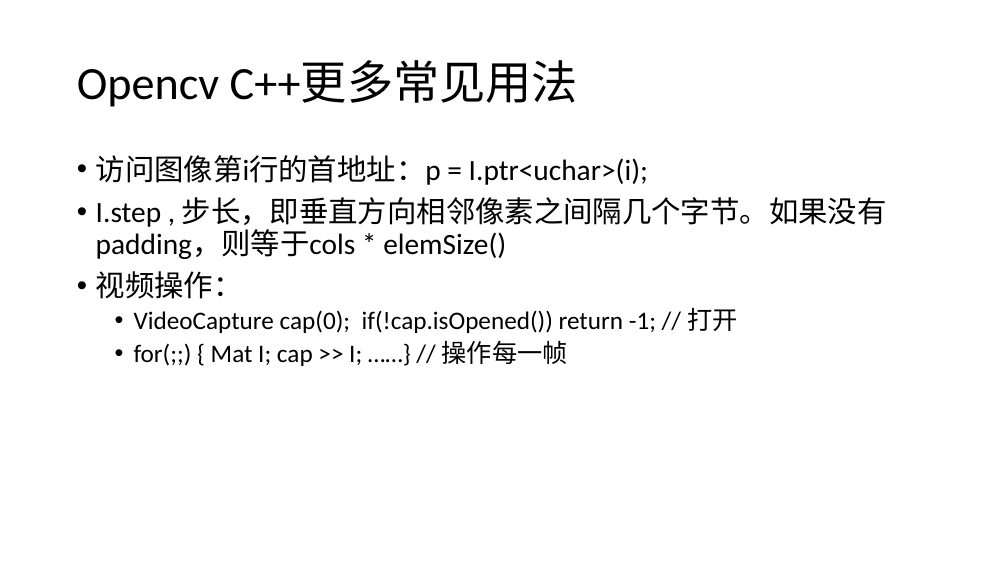
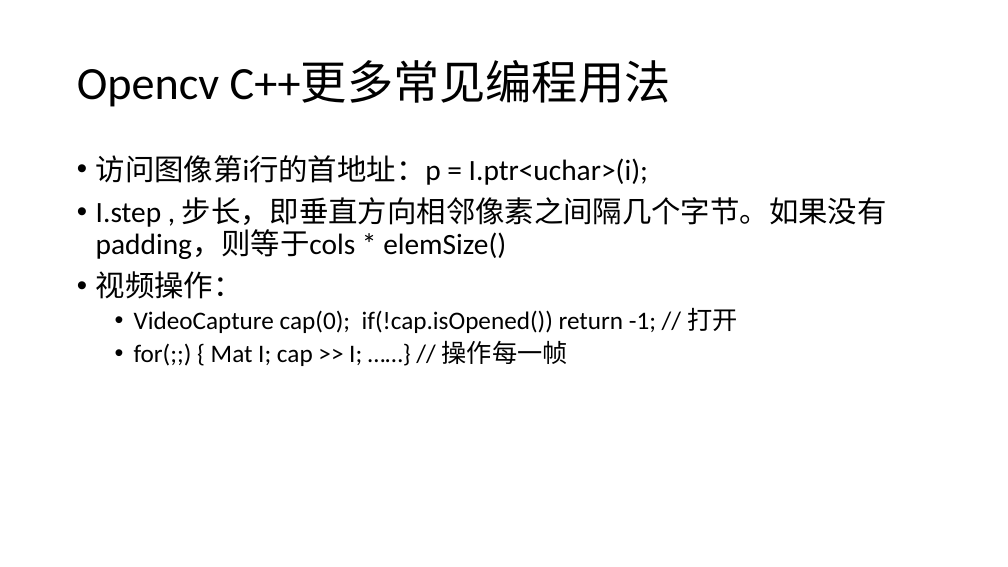
Before and after one commit to ai4c/doc, a slide deck: slide 6 of cv/opencv基础-杨力.pptx (slide 5 before the commit). Drawn at 1008x567 pixels with LibreOffice and Linux fonts; fonts in the diff are those of the drawing. Boxes give left, top, right and bottom in pixels: in the first picture for what was removed or moved away, otherwise in the second. Text is boxed around its words. In the diff, an @@ line names an element or a change of style, - is before the commit and + after.

```diff
--- a/cv/opencv基础-杨力.pptx
+++ b/cv/opencv基础-杨力.pptx
@@ title at (77,61,671,107): text changed @@
-Opencv C++更多常见用法
+Opencv C++更多常见编程用法
```
Also in this commit, not shown: 4 other slides changed, 1 slide added, 1 other file.
